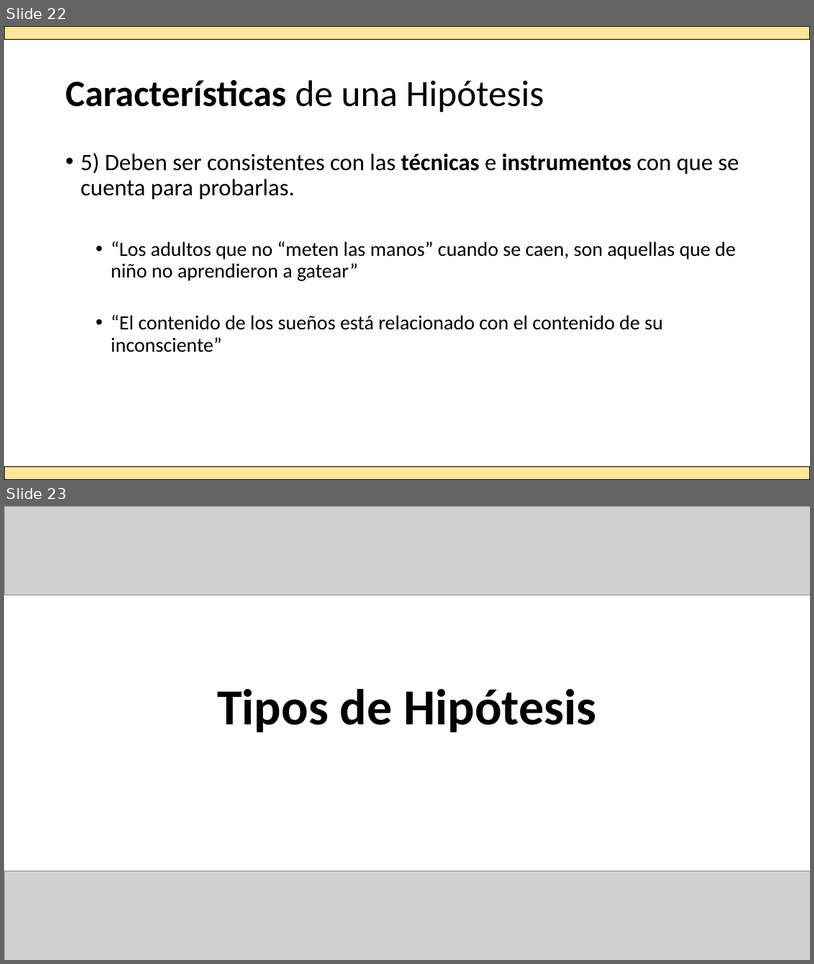
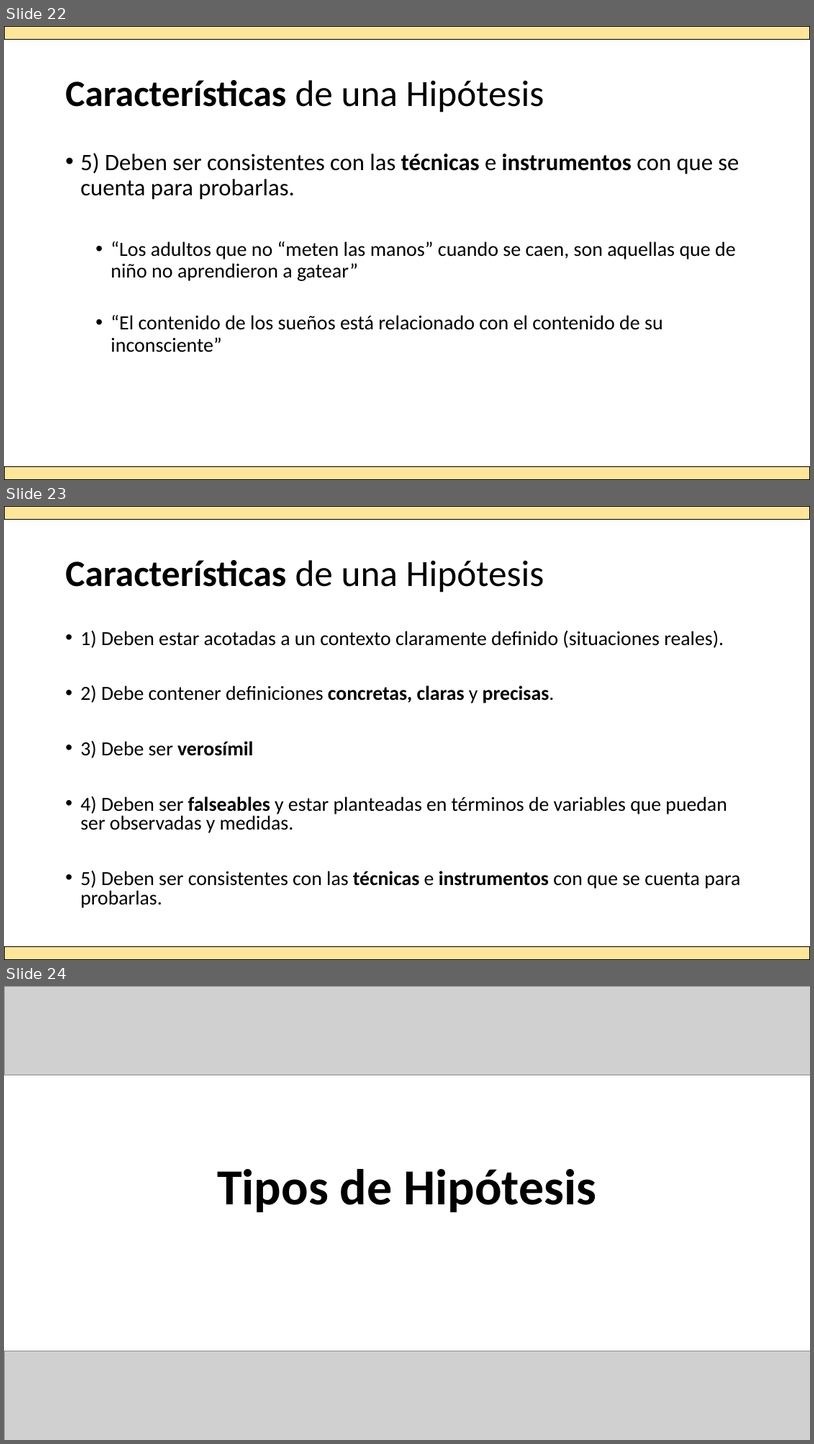
Before and after one commit to Adrifelcha/afchavez-019, a slide deck: JeanPiaget/ClaseMuestra/Hipotesis_Variables.pptx. Shown one above the other, each under a label of ours: slides 22 and 23 before the commit, slides 22, 23 and 24 after it. The pictures are 814x964 and 814x1444 pixels, drawn with LibreOffice and Linux fonts; fonts in the diff are those of the drawing; grey boxes stand for pictures. Boxes give left, top, right and bottom in pixels: in the first picture for what was removed or moved away, otherwise in the second. Text is boxed around its words. In the diff, an @@ line names an element or a change of style, - is before the commit and + after.

```diff
--- a/JeanPiaget/ClaseMuestra/Hipotesis_Variables.pptx
+++ b/JeanPiaget/ClaseMuestra/Hipotesis_Variables.pptx
@@ slide 23 added at [4,506,810,960], background #FFFFFF @@
@@ rectangle added at [4,506,810,519], fill #FFE699, outline #000000 1 pt @@
@@ title added at [65,560,545,592], 44 pt, text #000000, bold @@
+Características de una Hipótesis
@@ text added at [80,631,741,908], 23.8 pt, text #000000 @@
+• 1) Deben estar acotadas a un contexto claramente definido (situaciones reales).
+• 2) Debe contener definiciones concretas, claras y precisas.
+• 3) Debe ser verosímil
+• 4) Deben ser falseables y estar planteadas en términos de variables que puedan ser observadas y medidas.
+• 5) Deben ser consistentes con las técnicas e instrumentos con que se cuenta para probarlas.
@@ rectangle added at [4,947,810,960], fill #FFE699, outline #000000 1 pt @@
@@ what was slide 23 is now slide 24 @@
```
Also in this commit, not shown: 2 slides changed, 6 other slides added, 1 slide removed.
